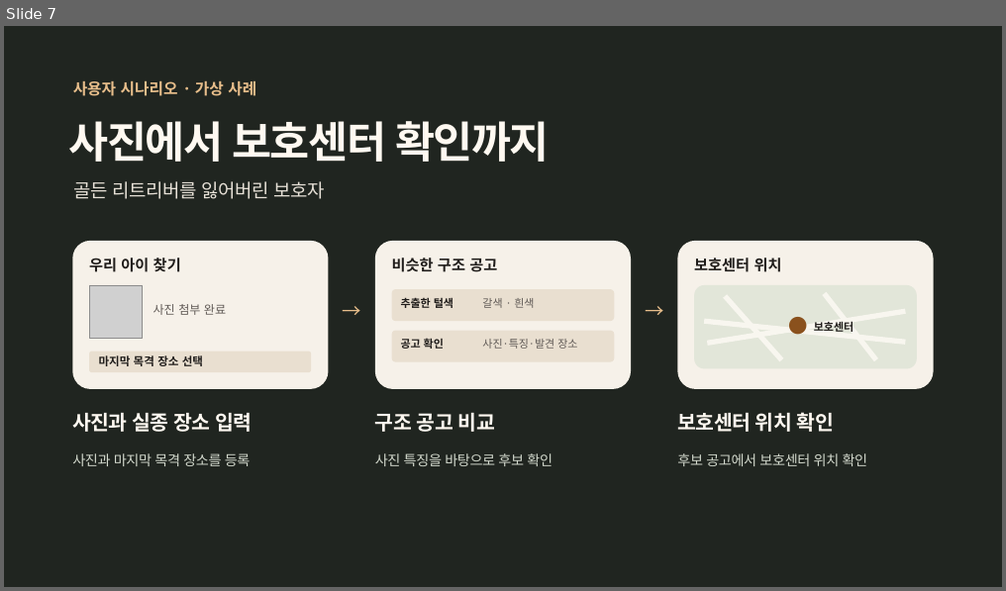
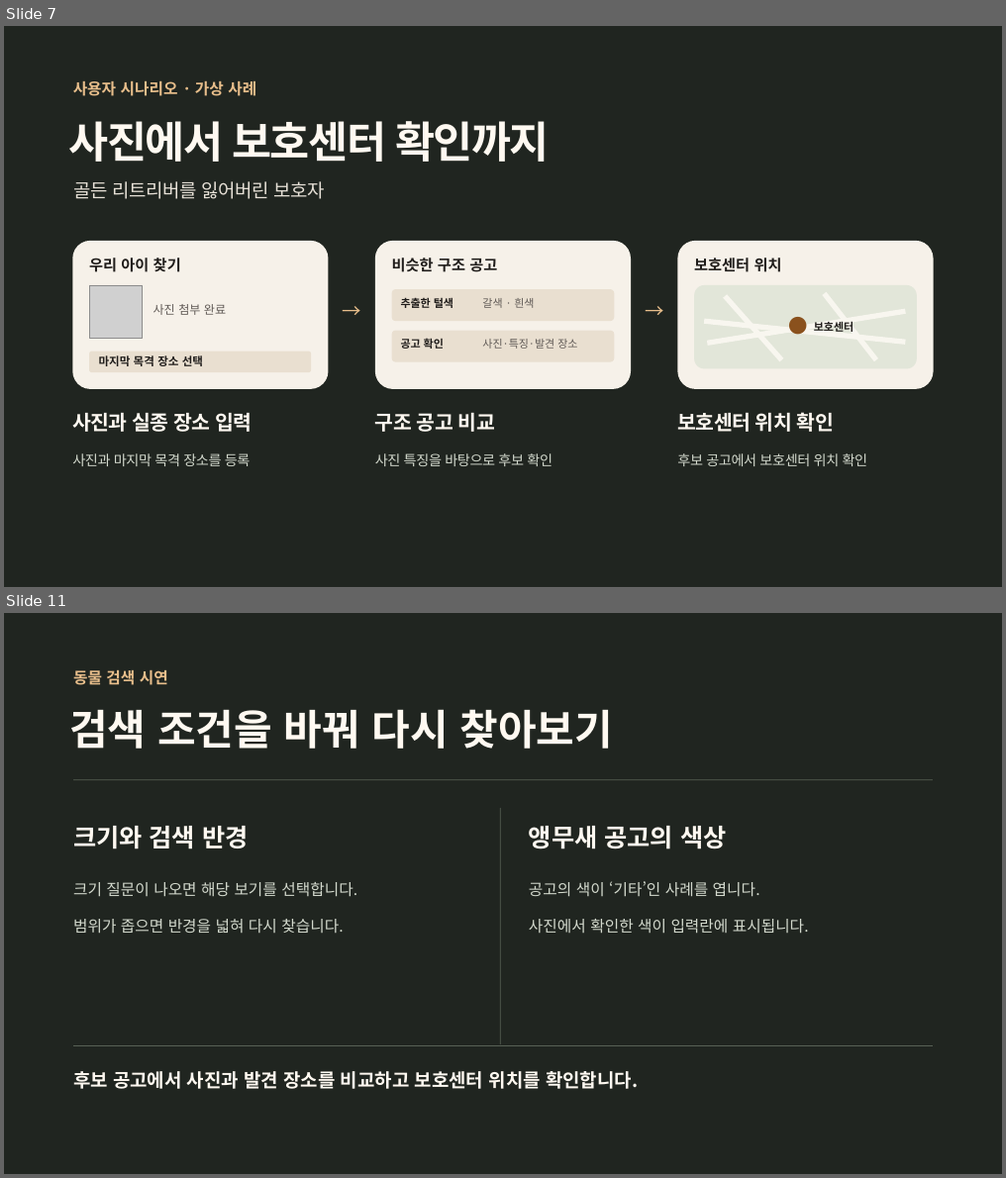
Before and after one commit to aio-03-p2-team1/aio-03-p2-team1, a slide deck: P2/ppt/dasimanna-team-intro.pptx. Shown one above the other, each under a label of ours: slide 7 before the commit, slides 7 and 11 after it; the slides between them are not shown. The pictures are 1006x591 and 1006x1178 pixels, drawn with LibreOffice and Linux fonts; fonts in the diff are those of the drawing; grey boxes stand for pictures. Boxes give left, top, right and bottom in pixels: in the first picture for what was removed or moved away, otherwise in the second. Text is boxed around its words. In the diff, an @@ line names an element or a change of style, - is before the commit and + after.

Commit message:
docs: 발표 PPT에 전단지와 동물 검색 시연 추가

```diff
--- a/P2/ppt/dasimanna-team-intro.pptx
+++ b/P2/ppt/dasimanna-team-intro.pptx
@@ slide 11 added at (x1=4, y1=613, x2=1002, y2=1174), background #202520 @@
@@ text added at (x1=73, y1=670, x2=168, y2=685), 15 pt, text #E8BE8B, bold @@
+동물 검색 시연
@@ text added at (x1=69, y1=709, x2=612, y2=749), 40 pt, text #FFF9F1, bold @@
+검색 조건을 바꿔 다시 찾아보기
@@ rectangle added at (x1=73, y1=780, x2=933, y2=780), fill #586155 @@
@@ rectangle added at (x1=500, y1=808, x2=500, y2=1045), fill #586155 @@
@@ text added at (x1=73, y1=826, x2=248, y2=850), 24 pt, text #FFF9F1, bold @@
+크기와 검색 반경
@@ text added at (x1=529, y1=826, x2=726, y2=850), 24 pt, text #FFF9F1, bold @@
+앵무새 공고의 색상
@@ text added at (x1=73, y1=882, x2=357, y2=897), 15 pt, text #D3D9CD @@
+크기 질문이 나오면 해당 보기를 선택합니다.
@@ text added at (x1=529, y1=881, x2=760, y2=897), 15 pt, text #D3D9CD @@
+공고의 색이 ‘기타’인 사례를 엽니다.
@@ text added at (x1=73, y1=919, x2=343, y2=933), 15 pt, text #D3D9CD @@
+범위가 좁으면 반경을 넓혀 다시 찾습니다.
@@ text added at (x1=529, y1=919, x2=809, y2=934), 15 pt, text #D3D9CD @@
+사진에서 확인한 색이 입력란에 표시됩니다.
@@ rectangle added at (x1=73, y1=1046, x2=933, y2=1047), fill #586155 @@
@@ text added at (x1=73, y1=1071, x2=638, y2=1089), 18 pt, text #FFF9F1, bold @@
+후보 공고에서 사진과 발견 장소를 비교하고 보호센터 위치를 확인합니다.
```
Also in this commit, not shown: 3 other slides added.
